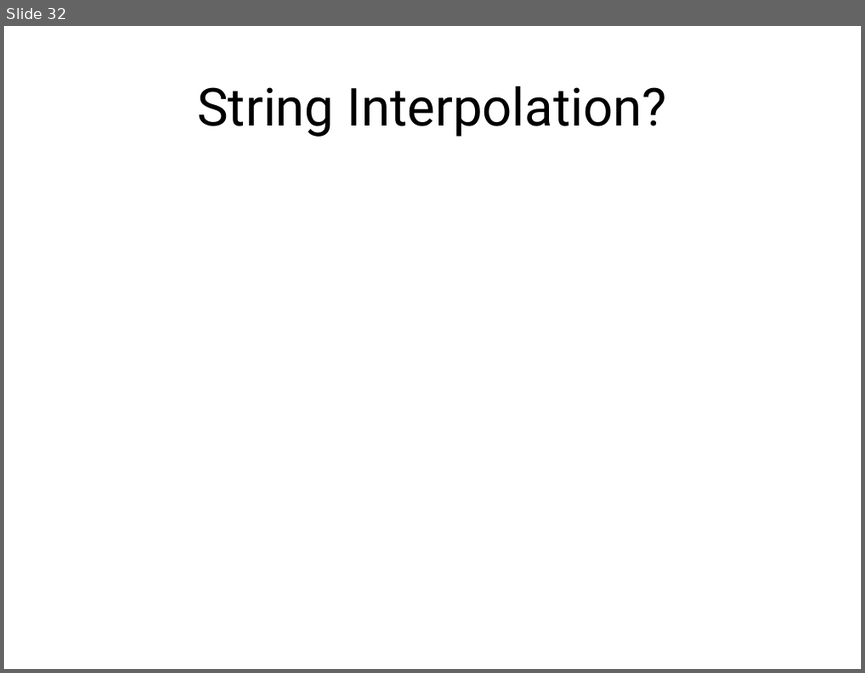
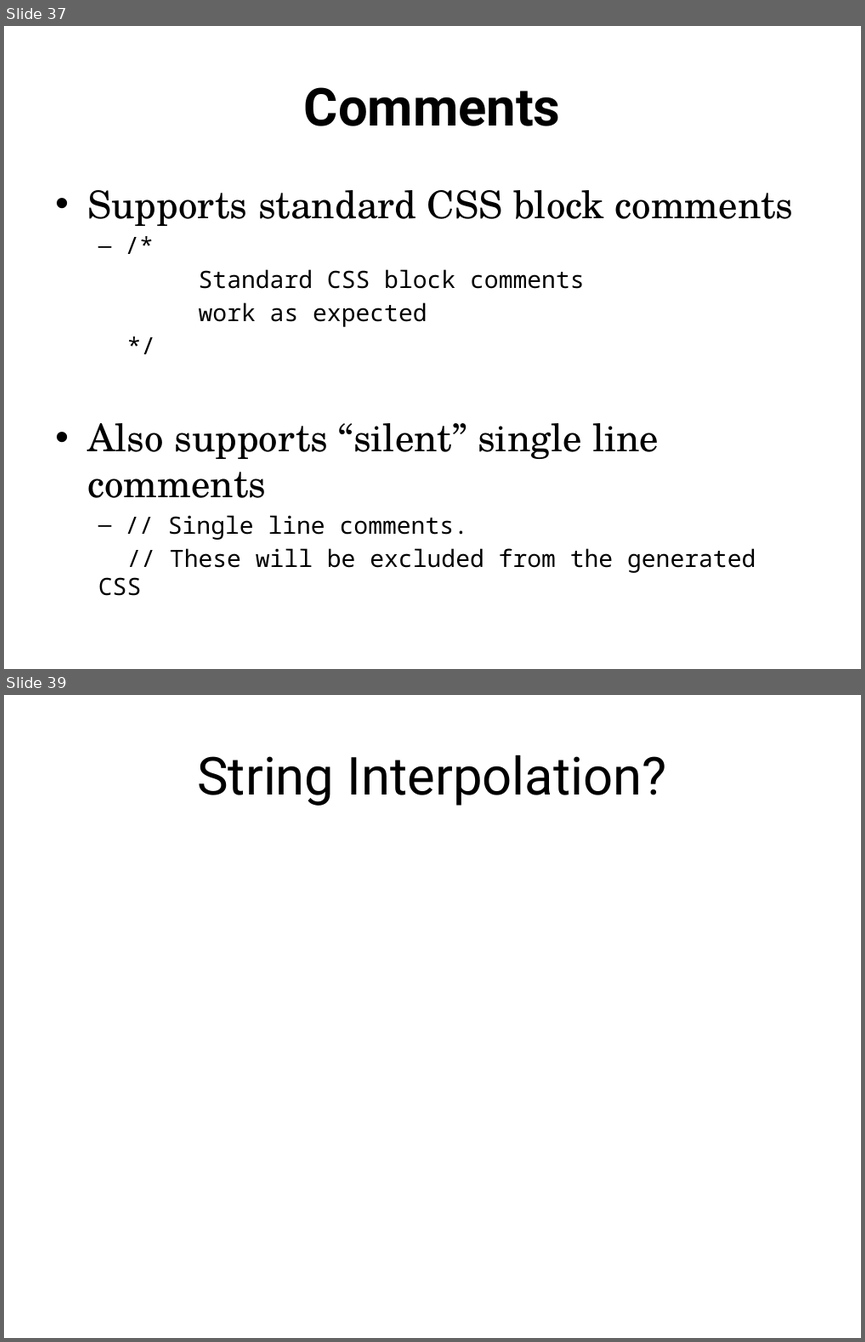
Before and after one commit to jacobladams/presentations, a slide deck: less-and-sass/Write LESS CSS and make it SASSier.pptx. Shown one above the other, each under a label of ours: slide 32 before the commit, slides 37 and 39 after it; the slides between them are not shown. The pictures are 865x673 and 865x1342 pixels, drawn with LibreOffice and Linux fonts; fonts in the diff are those of the drawing. Boxes give left, top, right and bottom in pixels: in the first picture for what was removed or moved away, otherwise in the second. Text is boxed around its words. In the diff, an @@ line names an element or a change of style, - is before the commit and + after.

```diff
--- a/less-and-sass/Write LESS CSS and make it SASSier.pptx
+++ b/less-and-sass/Write LESS CSS and make it SASSier.pptx
@@ slide 37 added at (4, 26, 861, 669), background #FFFFFF @@
@@ title added at (304, 87, 561, 126), 44 pt, text #000000, bold @@
+Comments
@@ text added at (87, 190, 794, 596), 20 pt, text #000000 @@
+• Supports standard CSS block comments
+  – /*
+Standard CSS block comments
+work as expected
+*/
+• Also supports “silent” single line comments
+  – // Single line comments.
+  // These will be excluded from the generated CSS
@@ what was slide 32 is now slide 39 @@
```
Also in this commit, not shown: 28 slides changed, 12 other slides added, 4 slides removed.
